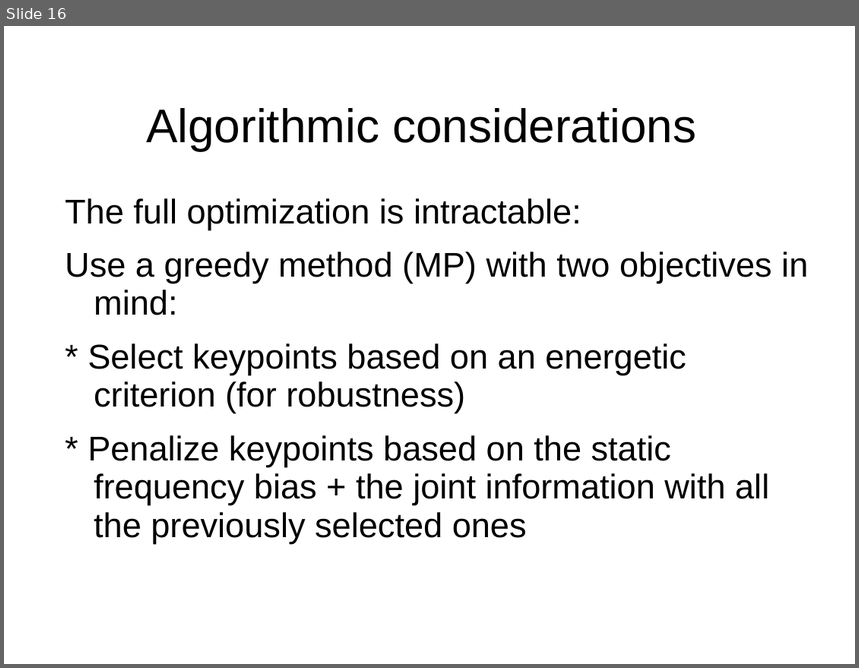
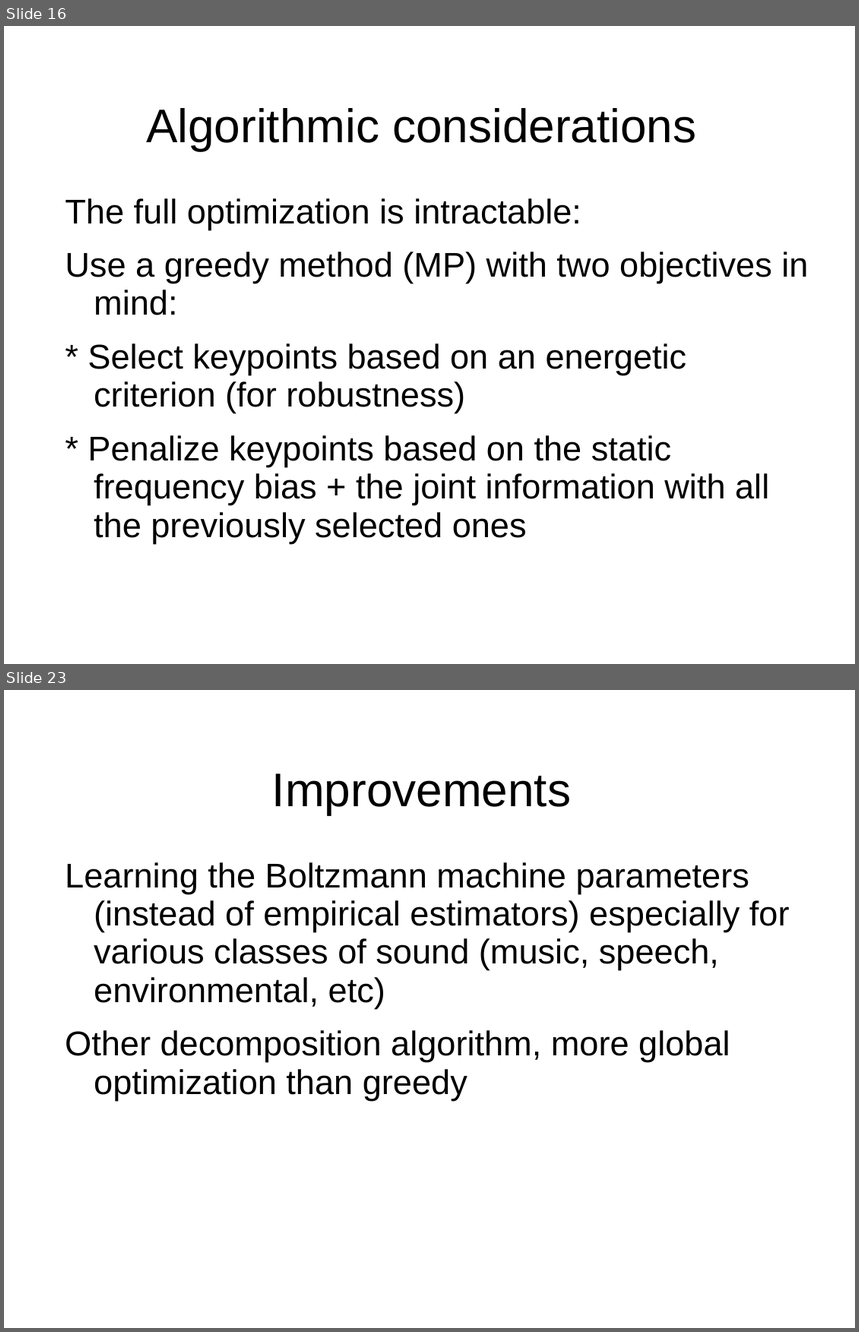
Before and after one commit to mmoussallam/audio-sketch, a slide deck: src/icassp14_fgpt/icassp14/slides.ppt. Shown one above the other, each under a label of ours: slide 16 before the commit, slides 16 and 23 after it; the slides between them are not shown. The pictures are 859x668 and 859x1332 pixels, drawn with LibreOffice and Linux fonts; fonts in the diff are those of the drawing; background and template pictures are left out. Boxes give left, top, right and bottom in pixels: in the first picture for what was removed or moved away, otherwise in the second. Text is boxed around its words. In the diff, an @@ line names an element or a change of style, - is before the commit and + after.

```diff
--- a/src/icassp14_fgpt/icassp14/slides.ppt
+++ b/src/icassp14_fgpt/icassp14/slides.ppt
@@ slide 23 added at [4, 690, 855, 1328], background picture (left out) @@
@@ title added at [272, 774, 571, 815], 44 pt, text #000000 @@
+Improvements
@@ text added at [65, 863, 790, 1100], 32 pt, text #000000 @@
+Learning the Boltzmann machine parameters (instead of empirical estimators) especially for various classes of sound (music, speech, environmental, etc)
+Other decomposition algorithm, more global optimization than greedy
```
Also in this commit, not shown: 5 slides changed, 4 other slides added.
